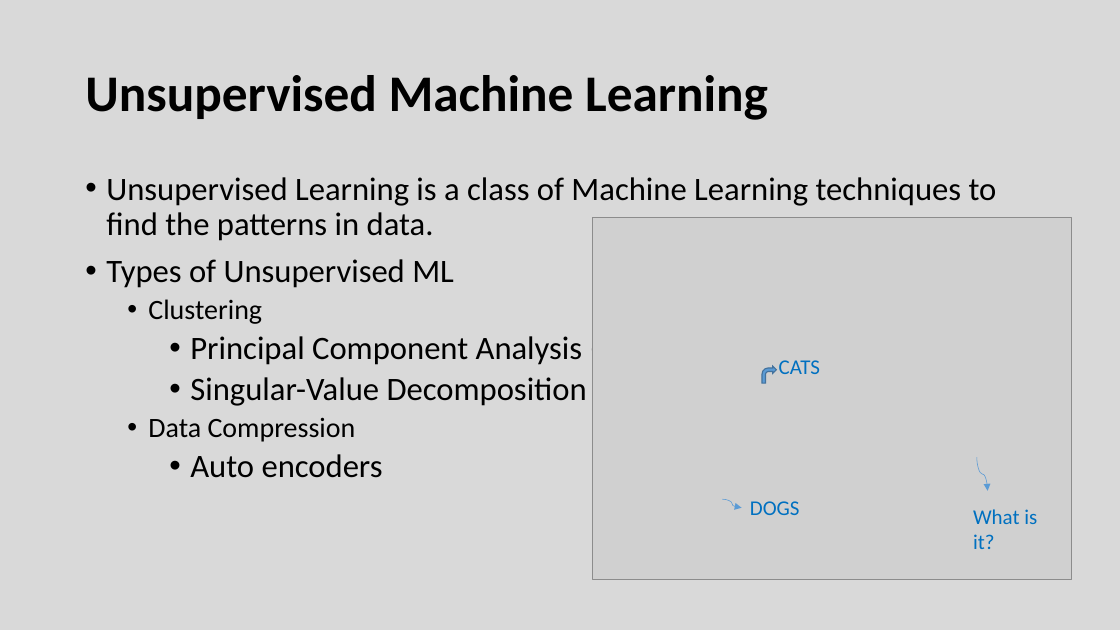
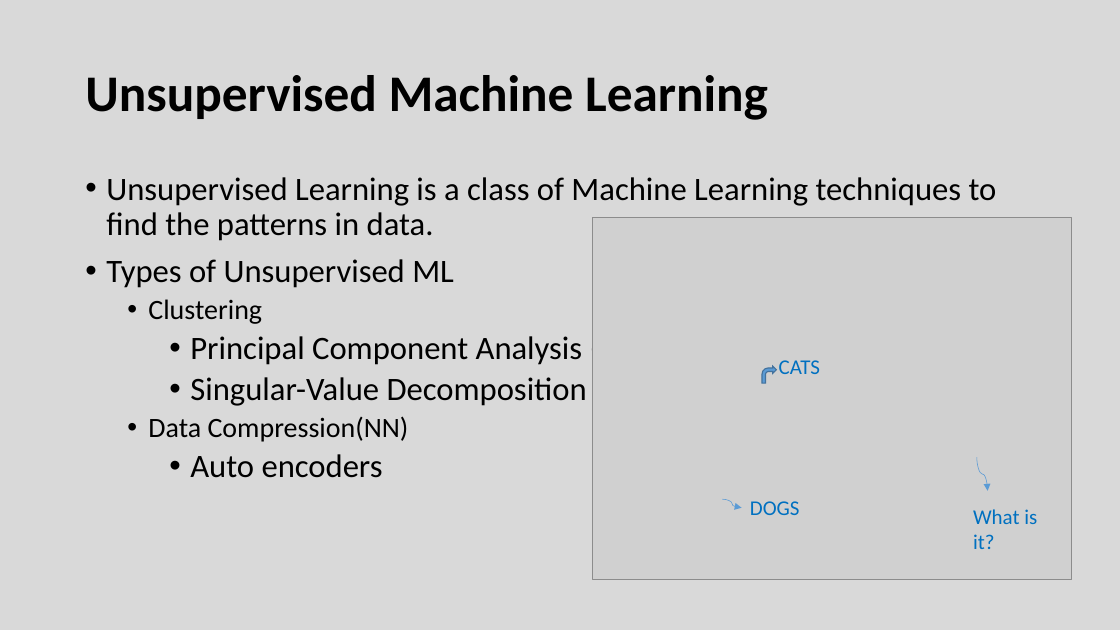
Before and after one commit to Vkrntkmrsngh/Machine-Learning-Training, a slide deck: slide 17 of Introduction TO DATA SCIENCE_Training.pptx. Drawn at 1120x630 pixels with LibreOffice and Linux fonts; fonts in the diff are those of the drawing; grey boxes stand for pictures. Boxes give left, top, right and bottom in pixels: in the first picture for what was removed or moved away, otherwise in the second. Text is boxed around its words. In the diff, an @@ line names an element or a change of style, - is before the commit and + after.

```diff
--- a/Introduction TO DATA SCIENCE_Training.pptx
+++ b/Introduction TO DATA SCIENCE_Training.pptx
@@ text at (148, 416, 409, 442): text changed @@
-  • Data Compression
+  • Data Compression(NN)
```
Also in this commit, not shown: 10 other slides changed, 2 slides added, 3 slides removed, 1 other file.
